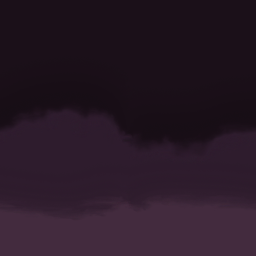
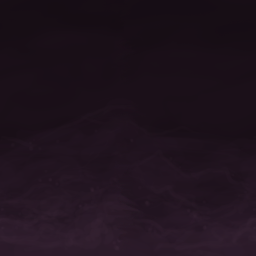
Revision of a layered 256px x 256px image; what changed, layer by layer:
renamed "scratch copy" to "Group 1 copy", painted on it over (x1=0, y1=0, x2=256, y2=256)
